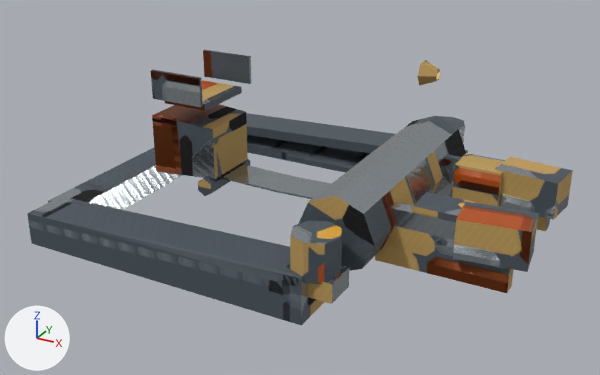
What one commit did to the glTF model assets/works/extractor/source/extractor_lod2.glb.
Both versions are drawn from a 50 mm lens placed at (1.64, -3.01, 1.67), pointed at (0.03, -0.09, 0.2). Arrows for +X, +Y and +Z are at lower left; the lights stay in place. The first picture is the older version. Vertices at exactly the same position are counted once.

In view in the first picture: 'LOD2_belt', 'LOD2_extractor', 'LOD2_head', 'LOD2_lamp'.
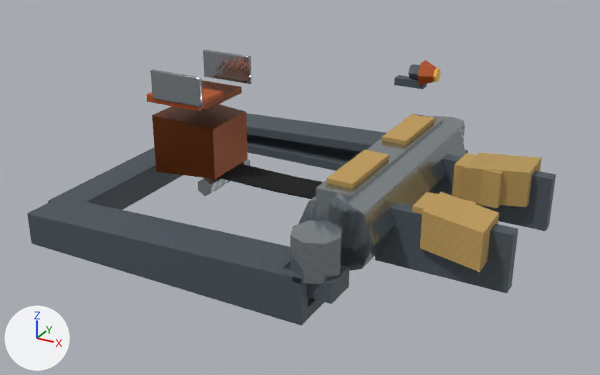
Where the change shows, as pixel boxes [x1, y1, x2, y2] in the pictures (600 x 375 px; the box of a moved part takes in the faces that stretch with it):
```json
{"object": "LOD2_extractor", "change": "reshaped", "before": [27, 50, 395, 326], "after": [27, 50, 386, 326]}
{"object": "LOD2_head", "change": "reshaped", "before": [290, 116, 573, 304], "after": [290, 114, 556, 304]}
{"object": "LOD2_lamp", "change": "reshaped, moved", "before": [418, 60, 440, 86], "after": [394, 60, 437, 89], "on screen": "91% wider, 11% taller"}
{"part": 1, "of": "me_rail_p_mesh", "change": "added", "after": [146, 88, 224, 111], "on screen": "brown"}
{"part": 2, "of": "me_rail_p_mesh", "change": "surface changed", "before": [28, 50, 395, 322], "after": [28, 50, 386, 322]}
{"part": 3, "of": "me_cube_003", "change": "added", "after": [316, 114, 443, 200]}
{"part": 4, "of": "me_cube_003", "change": "added", "after": [326, 150, 389, 189], "on screen": "orange"}
{"part": 5, "of": "me_cube_003", "change": "added", "after": [382, 114, 434, 145], "on screen": "orange"}
{"part": 6, "of": "me_cube_003", "change": "moved or reshaped", "before": [495, 157, 573, 220], "after": [462, 153, 542, 207]}
{"part": 7, "of": "me_cube_003", "change": "moved or reshaped", "before": [453, 202, 539, 272], "after": [420, 192, 499, 272]}
{"part": 8, "of": "me_cube_003", "change": "surface changed", "before": [290, 116, 550, 304], "after": [290, 116, 550, 304]}
{"part": 9, "of": "me_belt_face_mesh", "change": "surface changed", "before": [198, 159, 331, 199], "after": [198, 159, 323, 199], "on screen": "grey to black"}
```

Edits to the scene script, one JSON object a line:
```json
{"block": "me_rail_p_mesh", "where": "# used by ob_lod2_extractor; location = (0.0, 0.0, 0.0)"}
{"op": "remove", "block": "me_rail_p_mesh", "code": "me_rail_p_mesh.from_pydata(...)  # 80 vertices, 132 faces; spans x -0.94..0.42, y -0.78..0.78, z 0.01..0.67"}
{"op": "add", "block": "me_rail_p_mesh", "code": "me_rail_p_mesh.from_pydata(...)  # 88 vertices, 144 faces; spans x -0.94..0.42, y -0.78..0.78, z 0.01..0.67"}
{"block": "me_rail_p_mesh", "change": "me_rail_p_mesh part 1: a new loose piece, a box spanning x -0.69..-0.41, y -0.2..0.0, z 0.518..0.552, in mat_extractoratlas_lod2"}
{"block": "me_rail_p_mesh", "change": "me_rail_p_mesh part 2: 129 kept faces spanning x -0.94..0.42, y -0.78..0.78, z 0.01..0.67 get new texture (UV) coordinates"}
{"block": "me_cube_003", "where": "# used by ob_lod2_head; location = (0.765, 0.29, 0.2)"}
{"op": "remove", "block": "me_cube_003", "code": "me_cube_003.from_pydata(...)  # 112 vertices, 180 faces; spans x -0.5..0.33, y -1.06..0.48, z -0.12..0.22"}
{"op": "add", "block": "me_cube_003", "code": "me_cube_003.from_pydata(...)  # 136 vertices, 216 faces; spans x -0.5..0.26, y -1.06..0.48, z -0.12..0.24"}
{"block": "me_cube_003", "change": "me_cube_003 part 3: a new loose piece, a box spanning x -0.442..-0.298, y -0.78..0.2, z 0.15..0.22, in mat_extractoratlas_lod2"}
{"block": "me_cube_003", "change": "me_cube_003 part 4: a new loose piece, a box spanning x -0.43..-0.32, y -0.72..-0.38, z 0.194..0.239, in mat_extractoratlas_lod2"}
{"block": "me_cube_003", "change": "me_cube_003 part 5: a new loose piece, a box spanning x -0.43..-0.32, y -0.2..0.14, z 0.194..0.239, in mat_extractoratlas_lod2"}
{"block": "me_cube_003", "change": "me_cube_003 part 6: 5 vertices moved from x 0.04..0.33, y -0.1..0.07, z -0.01..0.15 to x -0.07..0.18, y -0.07..0.12, z -0.01..0.15; 3 vertices removed from x 0.04..0.31, y -0.14..-0.1, z -0.01..0.15; 3 vertices added at x -0.07, y -0.15..0.05, z -0.01..0.15"}
{"block": "me_cube_003", "change": "me_cube_003 part 7: 5 vertices moved from x 0.04..0.31, y -0.65..-0.44, z -0.01..0.15 to x -0.07..0.18, y -0.7..-0.51, z -0.01..0.15; 3 vertices removed from x 0.06..0.33, y -0.65..-0.61, z -0.01..0.15; 3 vertices added at x -0.07, y -0.63..-0.43, z -0.01..0.15"}
{"block": "me_cube_003", "change": "me_cube_003 part 8: 162 kept faces spanning x -0.5..0.26, y -1.06..0.48, z -0.12..0.22 get new texture (UV) coordinates"}
{"block": "me_belt_face_mesh", "where": "me_belt_face_mesh.from_pydata(...)  # 48 vertices, 88 faces; spans x -0.48..0.3, y -0.17..0.17, z 0.099..0.182"}
{"block": "me_belt_face_mesh", "where": "# used by ob_lod2_belt; location = (0.0, 0.0, 0.0)"}
{"block": "me_belt_face_mesh", "change": "me_belt_face_mesh part 9: texture (UV) coordinates of 88 of 88 faces, centred in x -0.48..0.3, y -0.17..0.17, z 0.099..0.182, changed; they spanned u 0.38..0.97, v 0.01..0.93 and now span u 0.01..0.92, v 0.34..0.85"}
{"block": "me_cone", "where": "# used by ob_lod2_lamp; location = (0.304, 0.73, 0.55)"}
{"op": "remove", "block": "me_cone", "code": "me_cone.from_pydata(...)  # 12 vertices, 20 faces; spans x -0.04..0.04, y -0.065..0.065, z -0.0563..0.0563"}
{"op": "add", "block": "me_cone", "code": "me_cone.from_pydata(...)  # 32 vertices, 52 faces; spans x -0.075..0.139, y -0.065..0.065, z -0.019..0.1113"}
{"block": "me_cone", "change": "me_cone part 10: the whole mesh is rebuilt"}
{"op": "set", "path": "ob_lod2_lamp.location", "old": "(0.304, 0.73, 0.55)", "new": "(0.205, 0.73, 0.495)"}
```
